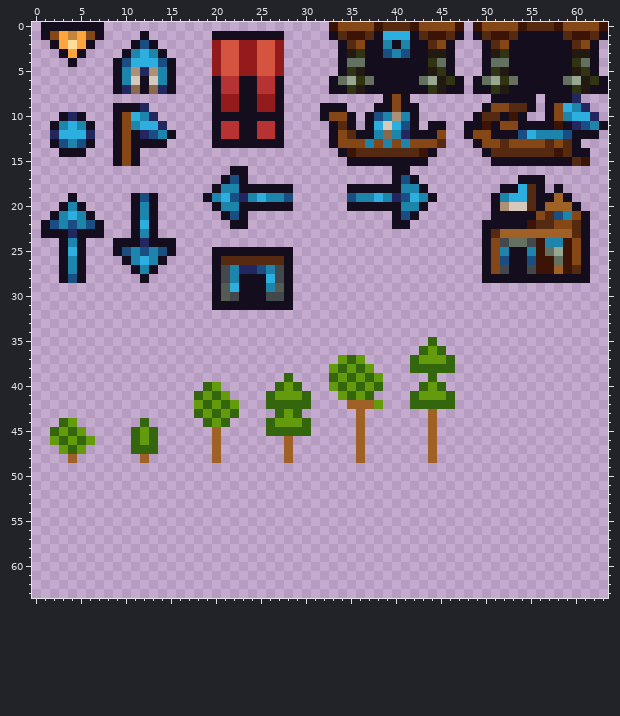
One commit to this pixel-art sprite: GUI/Minimap/MinimapIcons.png. This is how it looked before the edit.
The file is 64x64 pixels.
New version:
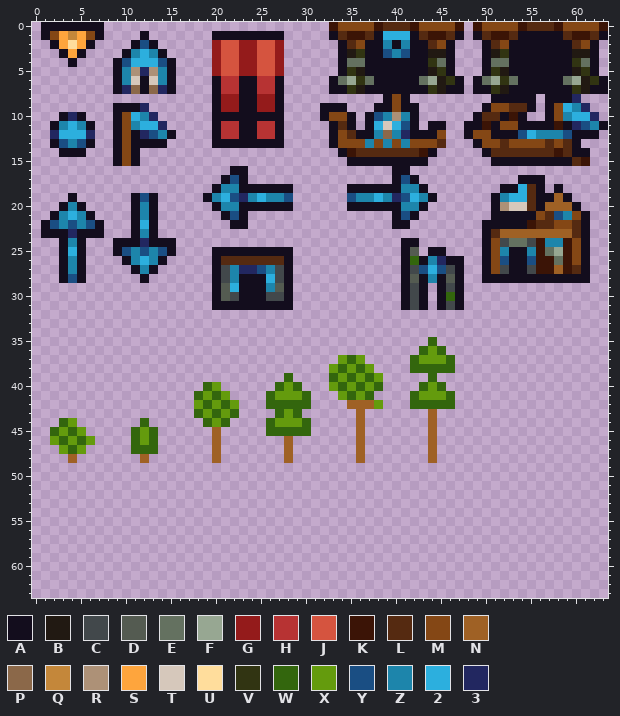
Palette (. is transparent): A #130d1d  B #211912  C #42484b  D #545b51  E #647160  F #97a792  G #941b1b  H #b73333  J #d5543f  K #3b1406  L #552a11  M #844715  N #9f6125  P #8b6849  Q #c4873a  R #ad9177  S #fea53d  T #d6c8bb  U #ffdd9c  V #313412  W #33660d  X #649b0d  Y #1a4e83  Z #1d85ab  2 #2cafde  3 #222760
Log entry: added minimap icon for tdm_spawn
Diff:
y 24: x 41..42 .. -> AA
y 25: x 41..42 .. -> AD; x 44..45 .. -> AA
y 26: x 41..47 ....... -> AWAZ3AA
y 27: x 41..47 ....... -> ACY2YCA
y 28: x 41..47 ....... -> ADAZADA
y 29: x 41..43 ... -> ACA; x 45..47 ... -> ACA
y 30: x 41..43 ... -> ACA; x 45..47 ... -> AWA
y 31: x 41..43 ... -> ACA; x 45..47 ... -> ACA
Pixel boxes of the changes (left, top, right, bottom) in both pictures:
added: (401, 238, 464, 310)
